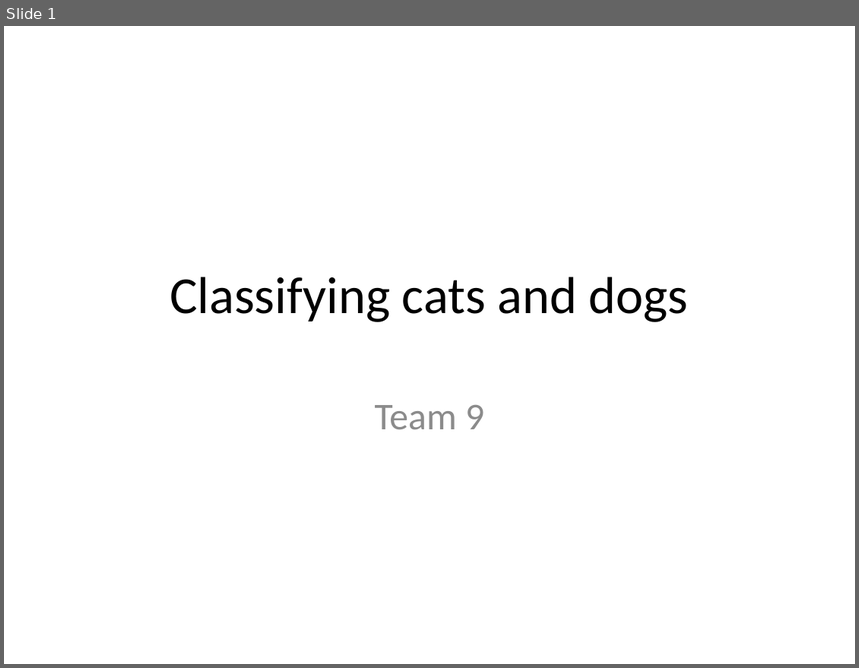
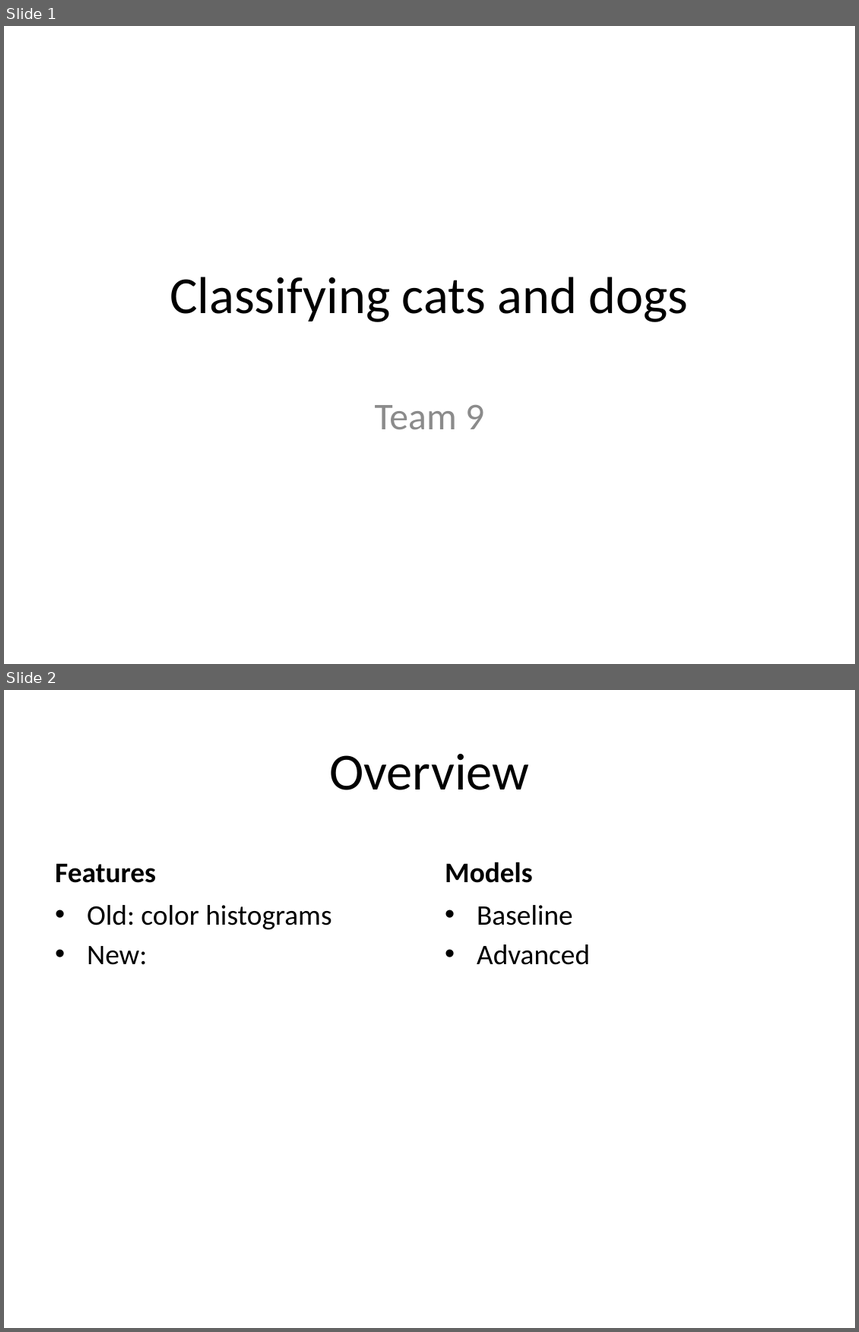
Before and after one commit to yueshengu/Predict-cats-and-dogs, a slide deck: cats and dogs.pptx. Shown one above the other, each under a label of ours: slide 1 before the commit, slides 1 and 2 after it. The pictures are 859x668 and 859x1332 pixels, drawn with LibreOffice and Linux fonts; fonts in the diff are those of the drawing. Boxes give left, top, right and bottom in pixels: in the first picture for what was removed or moved away, otherwise in the second. Text is boxed around its words. In the diff, an @@ line names an element or a change of style, - is before the commit and + after.

```diff
--- a/cats and dogs.pptx
+++ b/cats and dogs.pptx
@@ slide 2 added at (x1=4, y1=690, x2=855, y2=1328), background #FFFFFF @@
@@ title added at (x1=329, y1=754, x2=529, y2=790), 44 pt, text #000000 @@
+Overview
@@ text added at (x1=55, y1=863, x2=156, y2=883), 24 pt, text #000000, bold @@
+Features
@@ text added at (x1=445, y1=862, x2=533, y2=883), 24 pt, text #000000, bold @@
+Models
@@ text added at (x1=87, y1=905, x2=332, y2=965), 24 pt, text #000000 @@
+• Old: color histograms
+• New:
@@ text added at (x1=477, y1=905, x2=590, y2=965), 24 pt, text #000000 @@
+• Baseline
+• Advanced
```
Also in this commit, not shown: 1 slide removed, 1 other file.
